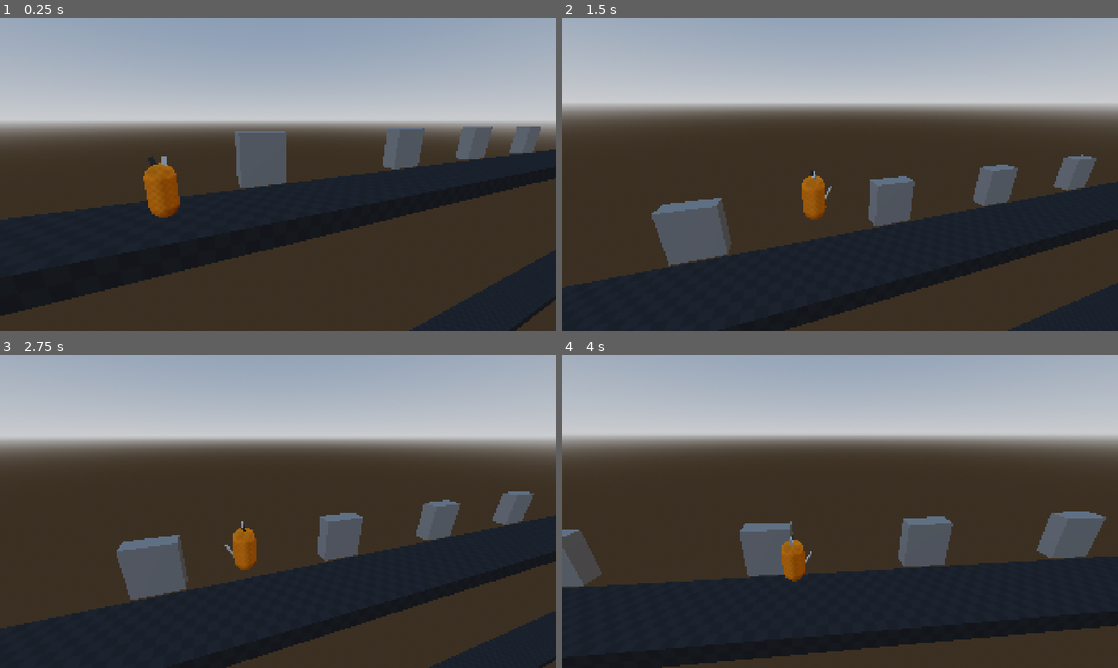
Above: before the commit, frames 1-4 (two rows, left to right).
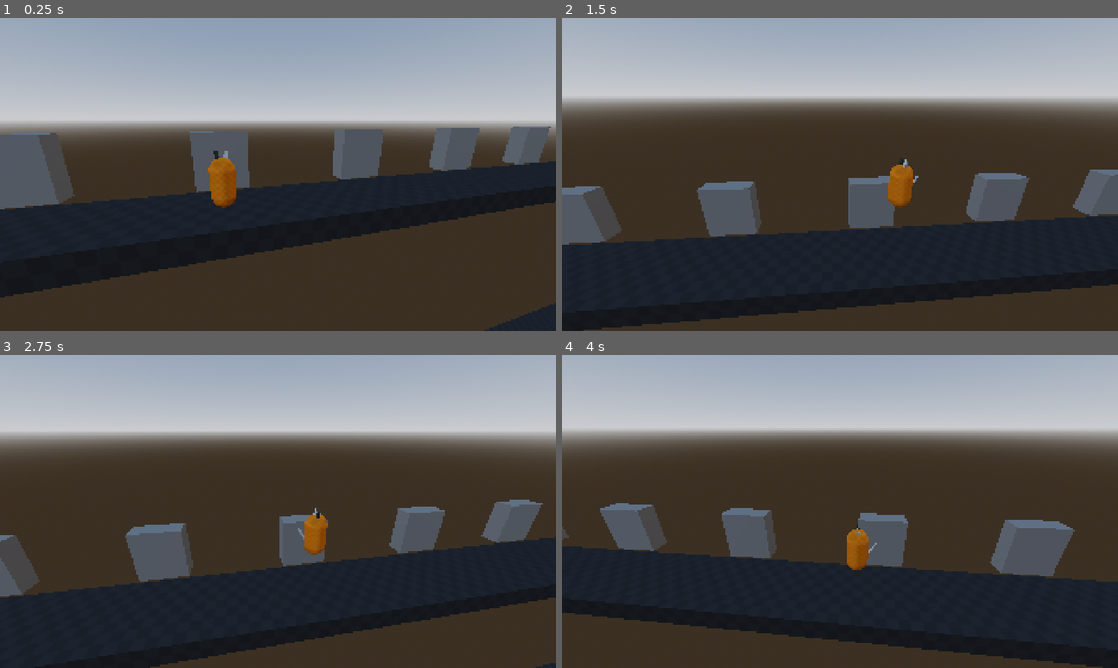
Above: after the commit, the same moments.

Repository: ukratatata/kit_out
Game: Godot game, scene res://scenes/levels/test_level.tscn
The game is run twice, just before and just after one commit, with the same random seed, the same clock (stepped at 60 frames per second) and the same inputs.
Inputs:
- Up to frame 1 (0.25 s): no input
- Up to frame 2 (1.5 s): hold D (move_right) 0.53-1.28 s; tap Space (jump) at 0.6, 0.77, 1.07, 1.35 s; hold A (move_left) from 1.28 s (still down)
- Up to frame 3 (2.75 s): tap Space (jump) at 1.52, 1.82, 2.1 s; release A (move_left) at 2.03 s; hold D (move_right) from 2.03 s (still down)
- Up to frame 4 (4 s): tap Space (jump) at 2.85, 3.02, 3.32, 3.6, 3.77 s; release D (move_right) at 3.53 s; hold A (move_left) from 3.53 s (still down)

The runs differ from the first frame. In frame 1, 18% of the frame differs, in the area x 0-100%, y 34-100%; in frame 2, 26%; in frame 3, 21%; in frame 4, 27%, in the area x 0-100%, y 24-100%.

Commit message:
camera testint v0.5
added deadzone

Diff:
--- a/scenes/levels/test_level.tscn
+++ b/scenes/levels/test_level.tscn
@@ -55,33 +55,53 @@
 [node name="Node" type="Node" parent="." unique_id=1388205950]
 
 [node name="MeshInstance3D" type="MeshInstance3D" parent="Node" unique_id=1887403205]
-transform = Transform3D(2.6021862, 0, 0, 0, 2.8582284, 0, 0, 0, 1, 4.591651, 1.4215462, -2.6223412)
+transform = Transform3D(2.6021862, 0, 0, 0, 2.8582284, 0, 0, 0, 1, 0, 1.422, -2.622)
 mesh = SubResource("BoxMesh_fr1um")
 
-[node name="MeshInstance3D2" type="MeshInstance3D" parent="Node" unique_id=1392372535]
-transform = Transform3D(2.6021862, 0, 0, 0, 2.8582284, 0, 0, 0, 1, 15.78262, 1.4215462, -2.6223412)
+[node name="MeshInstance3D2" type="MeshInstance3D" parent="Node" unique_id=497098316]
+transform = Transform3D(2.6021862, 0, 0, 0, 2.8582284, 0, 0, 0, 1, 8, 1.422, -2.622)
 mesh = SubResource("BoxMesh_fr1um")
 
-[node name="MeshInstance3D3" type="MeshInstance3D" parent="Node" unique_id=1603182971]
-transform = Transform3D(2.6021862, 0, 0, 0, 2.8582284, 0, 0, 0, 1, 25.092712, 1.4215462, -2.6223412)
+[node name="MeshInstance3D3" type="MeshInstance3D" parent="Node" unique_id=286415168]
+transform = Transform3D(2.6021862, 0, 0, 0, 2.8582284, 0, 0, 0, 1, 16, 1.422, -2.622)
 mesh = SubResource("BoxMesh_fr1um")
 
-[node name="MeshInstance3D4" type="MeshInstance3D" parent="Node" unique_id=1685704384]
-transform = Transform3D(2.6021862, 0, 0, 0, 2.8582284, 0, 0, 0, 1, 35.114292, 1.4215462, -2.6223412)
+[node name="MeshInstance3D4" type="MeshInstance3D" parent="Node" unique_id=843078998]
+transform = Transform3D(2.6021862, 0, 0, 0, 2.8582284, 0, 0, 0, 1, 24, 1.422, -2.622)
 mesh = SubResource("BoxMesh_fr1um")
 
-[node name="MeshInstance3D5" type="MeshInstance3D" parent="Node" unique_id=1850102309]
-transform = Transform3D(2.6021862, 0, 0, 0, 2.8582284, 0, 0, 0, 1, -10.831734, 1.4215462, -2.6223412)
+[node name="MeshInstance3D5" type="MeshInstance3D" parent="Node" unique_id=6093288]
+transform = Transform3D(2.6021862, 0, 0, 0, 2.8582284, 0, 0, 0, 1, 32, 1.422, -2.622)
 mesh = SubResource("BoxMesh_fr1um")
 
-[node name="MeshInstance3D6" type="MeshInstance3D" parent="Node" unique_id=481302315]
-transform = Transform3D(2.6021862, 0, 0, 0, 2.8582284, 0, 0, 0, 1, -24.458437, 1.4215462, -2.6223412)
+[node name="MeshInstance3D6" type="MeshInstance3D" parent="Node" unique_id=126648837]
+transform = Transform3D(2.6021862, 0, 0, 0, 2.8582284, 0, 0, 0, 1, 40, 1.422, -2.622)
 mesh = SubResource("BoxMesh_fr1um")
 
-[node name="MeshInstance3D7" type="MeshInstance3D" parent="Node" unique_id=1046389805]
-transform = Transform3D(2.6021862, 0, 0, 0, 2.8582284, 0, 0, 0, 1, -34.896248, 1.4215462, -2.6223412)
+[node name="MeshInstance3D7" type="MeshInstance3D" parent="Node" unique_id=1568853217]
+transform = Transform3D(2.6021862, 0, 0, 0, 2.8582284, 0, 0, 0, 1, 48, 1.422, -2.622)
 mesh = SubResource("BoxMesh_fr1um")
 
-[node name="MeshInstance3D8" type="MeshInstance3D" parent="Node" unique_id=188493746]
-transform = Transform3D(2.6021862, 0, 0, 0, 2.8582284, 0, 0, 0, 1, -43.624588, 1.4215462, -2.6223412)
+[node name="MeshInstance3D8" type="MeshInstance3D" parent="Node" unique_id=1060854781]
+transform = Transform3D(2.6021862, 0, 0, 0, 2.8582284, 0, 0, 0, 1, -48, 1.422, -2.622)
 mesh = SubResource("BoxMesh_fr1um")
+
+[node name="MeshInstance3D9" type="MeshInstance3D" parent="Node" unique_id=2132107110]
+transform = Transform3D(2.6021862, 0, 0, 0, 2.8582284, 0, 0, 0, 1, -40, 1.422, -2.622)
+mesh = SubResource("BoxMesh_fr1um")
+
+[node name="MeshInstance3D10" type="MeshInstance3D" parent="Node" unique_id=1299991941]
+transform = Transform3D(2.6021862, 0, 0, 0, 2.8582284, 0, 0, 0, 1, -32, 1.422, -2.622)
+mesh = SubResource("BoxMesh_fr1um")
+
+[node name="MeshInstance3D11" type="MeshInstance3D" parent="Node" unique_id=2010745790]
+transform = Transform3D(2.6021862, 0, 0, 0, 2.8582284, 0, 0, 0, 1, -24, 1.422, -2.622)
+mesh = SubResource("BoxMesh_fr1um")
+
+[node name="MeshInstance3D12" type="MeshInstance3D" parent="Node" unique_id=967362078]
+transform = Transform3D(2.6021862, 0, 0, 0, 2.8582284, 0, 0, 0, 1, -16, 1.422, -2.622)
+mesh = SubResource("BoxMesh_fr1um")
+
+[node name="MeshInstance3D13" type="MeshInstance3D" parent="Node" unique_id=1209063248]
+transform = Transform3D(2.6021862, 0, 0, 0, 2.8582284, 0, 0, 0, 1, -8, 1.422, -2.622)
+mesh = SubResource("BoxMesh_fr1um")
--- a/scripts/camera_follow.gd
+++ b/scripts/camera_follow.gd
@@ -4,68 +4,70 @@
 @export_group("Target Definition")
 @export var target: Node3D
 
-@export_group("Cinematic Framing")
-@export var follow_speed: float = 5.0
-@export var framing_offset_x: float = 3.0
-@export var height_offset: float = 3.2     #
+@export_group("Framing Window (Deadzone)")
+@export var deadzone_width: float = 1.0     # El ancho de la "caja invisible" donde el gato se mueve libremente
+@export var height_offset: float = 3.0      # Altura de la cámara respecto al gato
+@export var follow_speed: float = 4.0       # Velocidad de suavizado cuando el gato empuja la caja
 
 @export_group("Dynamic Camera Tilt")
-@export var rotation_speed: float = 3.0		# Speed of rotation
-@export var look_ahead_angle: float = -22.4   # Degrees to tilt right
-@export var look_behind_angle: float = 5 	# Degrees to tilt left
-@export var look_up_angle: float = 8.0      # Degrees to tilt up when jumping
-@export var look_down_angle: float = -10.0  # Degrees to tilt down when falling
+@export var rotation_speed: float = 4.0
+@export var look_side_angle: float = 12.0
+@export var look_up_angle: float = 8.0
+@export var look_down_angle: float = -10.0
 
-var current_look_offset: float = 0.0
+# Posición teórica a la que la cámara quiere ir
+var target_cam_pos: Vector3
 var base_rotation_x: float = 0.0
 var target_rot_y: float = 0.0
 
 func _ready() -> void:
-	current_look_offset = framing_offset_x
+	base_rotation_x = rotation.x
+	target_rot_y = deg_to_rad(-look_side_angle) # Por defecto miramos a la derecha
 
-	# We save whatever X rotation you set in the editor as our "default" resting angle
-	base_rotation_x = rotation.x
-	# Default to looking right
-	target_rot_y = deg_to_rad(look_ahead_angle)
+	# Inicializamos la posición objetivo donde está la cámara ahora mismo
+	if target:
+		target_cam_pos = global_position
+		target_cam_pos.x = target.global_position.x
+		target_cam_pos.y = target.global_position.y + height_offset
 
 func _physics_process(delta: float) -> void:
 	if not target:
 		return
 
-	# --- 1. POSITION TRACKING (Rule of Thirds) ---
-	var target_pos := target.global_position
-	target_pos.y += height_offset
+	# --- 1. LÓGICA DE DEADZONE (Eje X) ---
+	# ¿A qué distancia está el gato del centro de nuestra cámara?
+	var distance_to_target_x = target.global_position.x - target_cam_pos.x
+	var half_deadzone = deadzone_width / 2.0
 
-	if target.velocity.x > 0.5:
-		current_look_offset = framing_offset_x
-	elif target.velocity.x < -0.5:
-		current_look_offset = 0.0
+	# Si el gato empuja el borde DERECHO de la caja invisible...
+	if distance_to_target_x > half_deadzone:
+		target_cam_pos.x += (distance_to_target_x - half_deadzone)
 
-	target_pos.x += current_look_offset
+	# Si el gato empuja el borde IZQUIERDO de la caja invisible...
+	elif distance_to_target_x < -half_deadzone:
+		target_cam_pos.x += (distance_to_target_x + half_deadzone)
 
-	# Smoothly move position
-	global_position.x = lerp(global_position.x, target_pos.x, follow_speed * delta)
-	global_position.y = lerp(global_position.y, target_pos.y, follow_speed * delta)
+	# --- 2. LÓGICA DE ALTURA (Eje Y) ---
+	target_cam_pos.y = target.global_position.y + height_offset
 
-# --- 2. DYNAMIC ROTATION (Tilt) ---
+	# --- 3. SUAVIZADO (Lerp) ---
+	global_position.x = lerp(global_position.x, target_cam_pos.x, follow_speed * delta)
+	global_position.y = lerp(global_position.y, target_cam_pos.y, follow_speed * delta)
+
+	# --- 4. ROTACIÓN DINÁMICA ---
 	var target_rot_x := base_rotation_x
 
-	# A. Left/Right Tilt (Y-axis)
+	# Inclinación Izquierda/Derecha
 	if target.velocity.x > 0.5:
-		# Moving Right: Needs NEGATIVE rotation to look right
-		target_rot_y = deg_to_rad(look_ahead_angle)
+		target_rot_y = deg_to_rad(-look_side_angle)
 	elif target.velocity.x < -0.5:
-		# Moving Left: Needs POSITIVE rotation to look left
-		target_rot_y = deg_to_rad(look_behind_angle)
+		target_rot_y = deg_to_rad(look_side_angle)
 
-	# B. Up/Down Tilt (X-axis)
+	# Inclinación Arriba/Abajo
 	if target.velocity.y > 1.0:
-		# If jumping up, look up slightly
 		target_rot_x = base_rotation_x + deg_to_rad(look_up_angle)
 	elif target.velocity.y < -1.0:
-		# If falling down, look down slightly
 		target_rot_x = base_rotation_x + deg_to_rad(look_down_angle)
 
-	# Smoothly rotate using lerp_angle (crucial for radians!)
 	rotation.x = lerp_angle(rotation.x, target_rot_x, rotation_speed * delta)
 	rotation.y = lerp_angle(rotation.y, target_rot_y, rotation_speed * delta)
--- a/scripts/player.gd
+++ b/scripts/player.gd
@@ -5,7 +5,7 @@
 
 # Usamos export para ajustar valores desde el editor sin tocar el código
 @export_group("Horizontal Movement")
-@export var speed: float = 14.0
+@export var speed: float = 12.0
 @export var acceleration: float = 100.0
 @export var friction: float = 80.0
 
